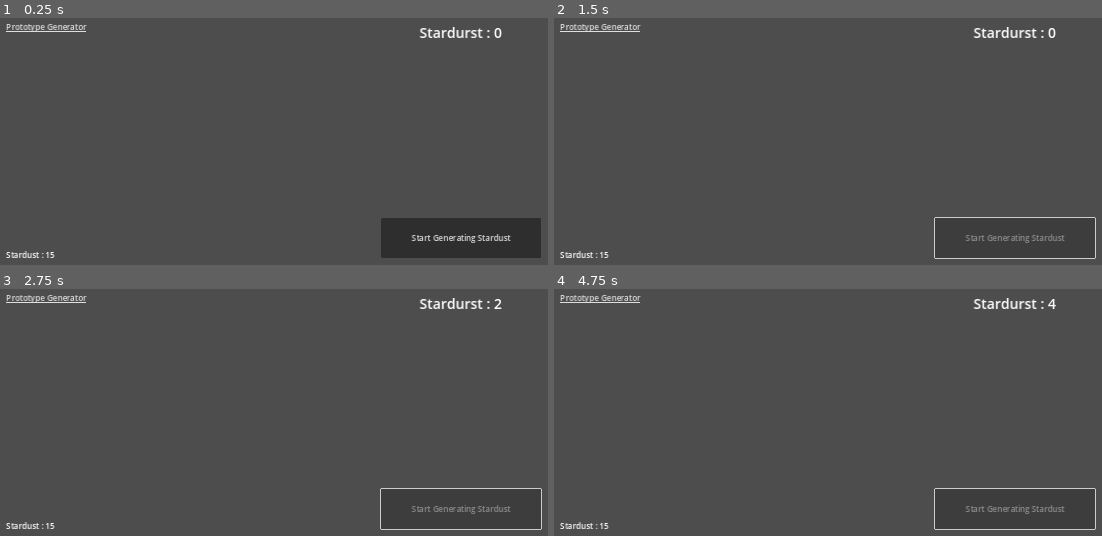
Above: before the commit, frames 1-4 (two rows, left to right).
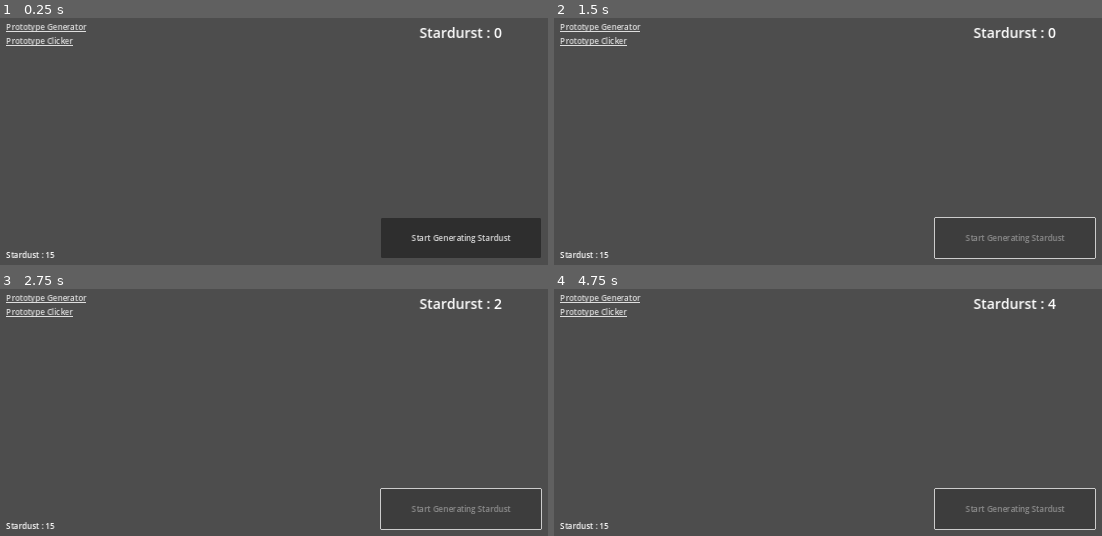
Above: after the commit, the same moments.

Repository: ZibelineDev/project_stardust_yt
Game: Godot game, scene res://scenes/user_interface/user_interface.tscn
Same seed, same stepped clock (60 frames per second), same inputs: the game is played once before the commit and once after it. The project has no main scene, so this scene is started directly.
Inputs:
- Up to frame 1 (0.25 s): no input
- Up to frame 2 (1.5 s): click "Start Generating Stardust" at 0.5 s; tap Enter at 1.25 s
- Up to frame 3 (2.75 s): tap Space at 2 s
- Up to frame 4 (4.75 s): tap Enter at 2.75, 4.25 s; tap Space at 3.5 s

The runs differ from the first frame. In frame 1, 0.3% of the frame differs, in the area x 1-14%, y 7-12%; in frame 2, 0.3%; in frame 3, 0.3%; in frame 4, 0.3%.

Commit message:
✨ View navigation

Diff:
--- a/scenes/prototypes/clicker/prototype_clicker.gd
+++ b/scenes/prototypes/clicker/prototype_clicker.gd
@@ -5,6 +5,12 @@
 
 ## Reference to the label displaying the current amount of stardust created.
 @export var label : Label
+
+## Reference to the user interface.
+@export var user_interface : UserInterface
+## View reference.
+@export var view : UserInterface.Views
+
 ## Current amount of stardust created.
 var stardust : int = 0
 
@@ -12,6 +18,10 @@
 ## Initialize the label at launch.
 func _ready() -> void:
 	update_label_text()
+
+	visible = false
+
+	user_interface.navigation_requested.connect(_on_navigation_request)
 
 
 ## Create 1 stardust.
@@ -28,3 +38,12 @@
 ## Triggered when the create stardust button is pressed.
 func _on_button_pressed() -> void:
 	create_stardust()
+
+
+## Watch for navigation requests and react accordingly.
+func _on_navigation_request(requested_view : UserInterface.Views ) -> void:
+	if requested_view == view:
+		visible = true
+		return
+
+	visible = false
--- a/scenes/prototypes/generator/prototype_generator.gd
+++ b/scenes/prototypes/generator/prototype_generator.gd
@@ -10,6 +10,11 @@
 ## Reference to the timer.
 @export var timer : Timer
 
+## Reference to the user interface.
+@export var user_interface : UserInterface
+## View reference.
+@export var view : UserInterface.Views
+
 ## Current amount of stardust in storage.
 var stardust : int = 0
 
@@ -17,6 +22,10 @@
 ## Initizalize the label.
 func _ready() -> void:
 	update_label_text()
+
+	visible = true
+
+	user_interface.navigation_requested.connect(_on_navigation_request)
 
 
 ## Creates stardust and store it.
@@ -44,3 +53,12 @@
 ## Triggered when the timer times out.
 func _on_timer_timeout() -> void:
 	create_stardust()
+
+
+## Watch for navigation requests and react accordingly.
+func _on_navigation_request(requested_view : UserInterface.Views) -> void:
+	if requested_view == view:
+		visible = true
+		return
+
+	visible = false
--- /dev/null
+++ b/scenes/user_interface/user_interface.gd
@@ -0,0 +1,23 @@
+class_name UserInterface
+extends Control
+## Main class controling the user interface.
+
+
+## List of views.
+enum Views {
+	PROTOTYPE_GENERATOR,
+	PROTOTYPE_CLICKER,
+}
+
+## Emitted when something requested navigation. Includes the view target.
+signal navigation_requested(view : Views)
+
+
+## Triggered when the prototype generator link is clicked.
+func _on_prototype_generator_link_pressed() -> void:
+	navigation_requested.emit(Views.PROTOTYPE_GENERATOR)
+
+
+## Triggered when the prototype clicker link is clicked.
+func _on_prototype_clicker_link_pressed() -> void:
+	navigation_requested.emit(Views.PROTOTYPE_CLICKER)
--- a/scenes/user_interface/user_interface.tscn
+++ b/scenes/user_interface/user_interface.tscn
@@ -1,6 +1,8 @@
-[gd_scene load_steps=2 format=3 uid="uid://cjymagdl32vwk"]
+[gd_scene load_steps=4 format=3 uid="uid://cjymagdl32vwk"]
 
+[ext_resource type="Script" path="res://scenes/user_interface/user_interface.gd" id="1_ls8lu"]
 [ext_resource type="PackedScene" uid="uid://d0l2xk3s1uftw" path="res://scenes/prototypes/generator/prototype_generator.tscn" id="1_vmtxp"]
+[ext_resource type="PackedScene" uid="uid://dj748bsni0nws" path="res://scenes/prototypes/clicker/prototype_clicker.tscn" id="3_tufrj"]
 
 [node name="UserInterface" type="Control"]
 layout_mode = 3
@@ -9,6 +11,7 @@
 anchor_bottom = 1.0
 grow_horizontal = 2
 grow_vertical = 2
+script = ExtResource("1_ls8lu")
 
 [node name="HBoxContainer" type="HBoxContainer" parent="."]
 layout_mode = 1
@@ -49,9 +52,13 @@
 [node name="VBoxContainer" type="VBoxContainer" parent="HBoxContainer/LeftPanel/VBoxContainer/Navigator/MarginContainer"]
 layout_mode = 2
 
-[node name="LinkButton" type="LinkButton" parent="HBoxContainer/LeftPanel/VBoxContainer/Navigator/MarginContainer/VBoxContainer"]
+[node name="PrototypeGeneratorLink" type="LinkButton" parent="HBoxContainer/LeftPanel/VBoxContainer/Navigator/MarginContainer/VBoxContainer"]
 layout_mode = 2
 text = "Prototype Generator"
+
+[node name="PrototypeClickerLink" type="LinkButton" parent="HBoxContainer/LeftPanel/VBoxContainer/Navigator/MarginContainer/VBoxContainer"]
+layout_mode = 2
+text = "Prototype Clicker"
 
 [node name="MarginContainer" type="MarginContainer" parent="HBoxContainer/LeftPanel/VBoxContainer"]
 layout_mode = 2
@@ -96,5 +103,15 @@
 layout_mode = 2
 size_flags_horizontal = 3
 
-[node name="PrototypeGenerator" parent="HBoxContainer/MainView" instance=ExtResource("1_vmtxp")]
+[node name="PrototypeGenerator" parent="HBoxContainer/MainView" node_paths=PackedStringArray("user_interface") instance=ExtResource("1_vmtxp")]
+visible = false
 layout_mode = 1
+user_interface = NodePath("../../..")
+
+[node name="PrototypeClicker" parent="HBoxContainer/MainView" node_paths=PackedStringArray("user_interface") instance=ExtResource("3_tufrj")]
+layout_mode = 1
+user_interface = NodePath("../../..")
+view = 1
+
+[connection signal="pressed" from="HBoxContainer/LeftPanel/VBoxContainer/Navigator/MarginContainer/VBoxContainer/PrototypeGeneratorLink" to="." method="_on_prototype_generator_link_pressed"]
+[connection signal="pressed" from="HBoxContainer/LeftPanel/VBoxContainer/Navigator/MarginContainer/VBoxContainer/PrototypeClickerLink" to="." method="_on_prototype_clicker_link_pressed"]
